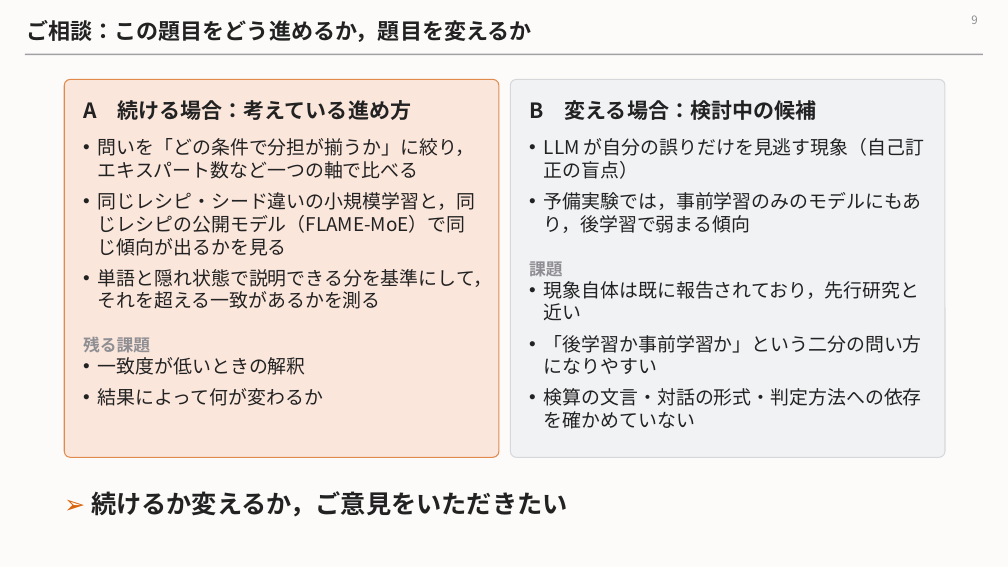
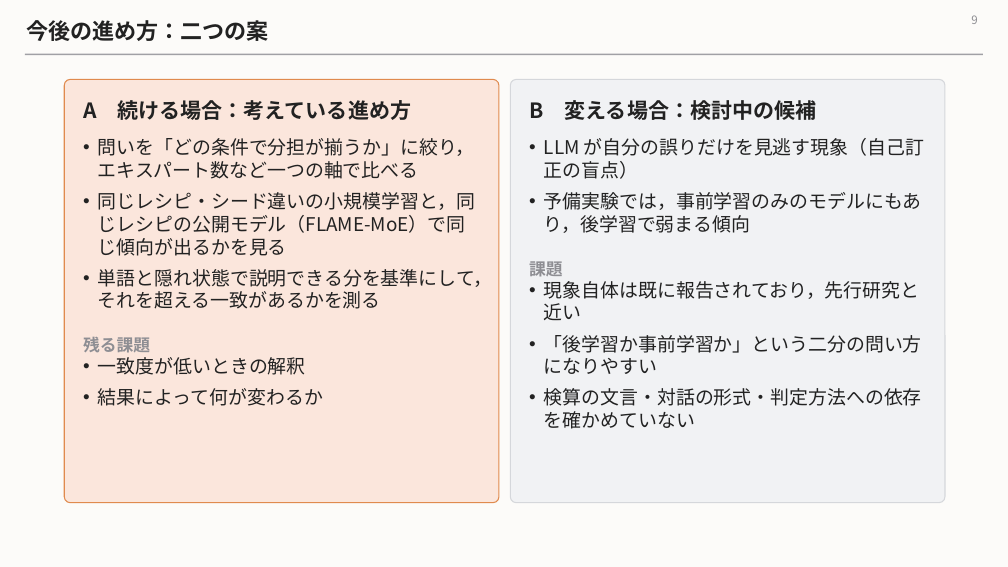
Before and after one commit to Nhckdvrl/ssn-group-papaer, a slide deck: slide 9 of workbench/mechanism-population-dynamics/moe_review_2026-11.pptx. Drawn at 1008x567 pixels with LibreOffice and Linux fonts; fonts in the diff are those of the drawing. Boxes give left, top, right and bottom in pixels: in the first picture for what was removed or moved away, otherwise in the second. Text is boxed around its words. In the diff, an @@ line names an element or a change of style, - is before the commit and + after.

```diff
--- a/workbench/mechanism-population-dynamics/moe_review_2026-11.pptx
+++ b/workbench/mechanism-population-dynamics/moe_review_2026-11.pptx
@@ title at [26,20,269,41]: text changed @@
-ご相談：この題目をどう進めるか，題目を変えるか
+今後の進め方：二つの案
@@ rounded rectangle: place and size @@
-rounded rectangle at [64,79,499,457]
+rounded rectangle at [64,79,499,503]
@@ rounded rectangle at [64,79,499,503]: proportions changed @@
@@ rounded rectangle at [510,79,945,503]: proportions changed @@
@@ rounded rectangle: place and size @@
-rounded rectangle at [510,79,945,457]
+rounded rectangle at [510,79,945,503]
@@ text removed at [91,491,568,517] @@
-➢ 続けるか変えるか，ご意見をいただきたい
```
Also in this commit, not shown: 1 other file.
